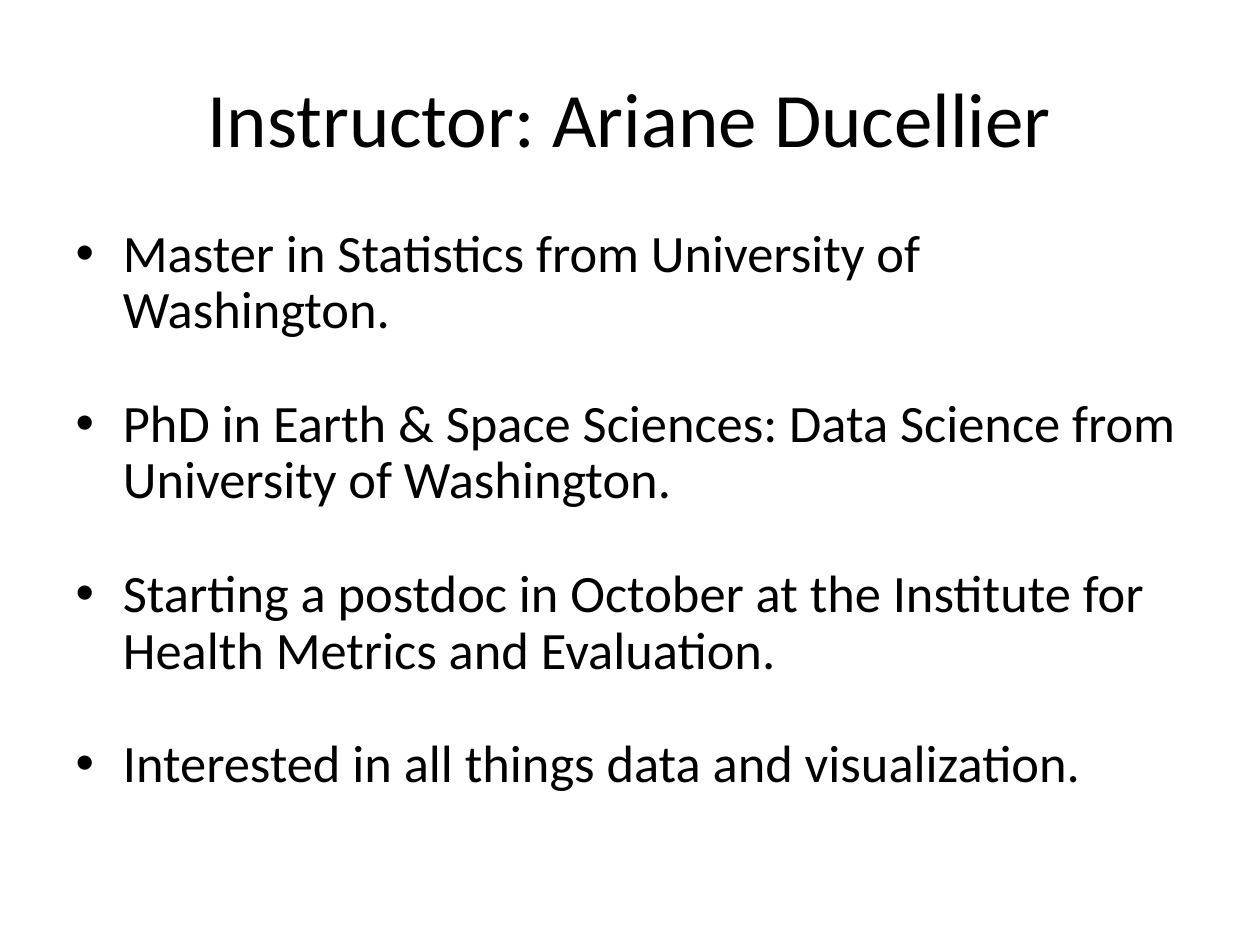
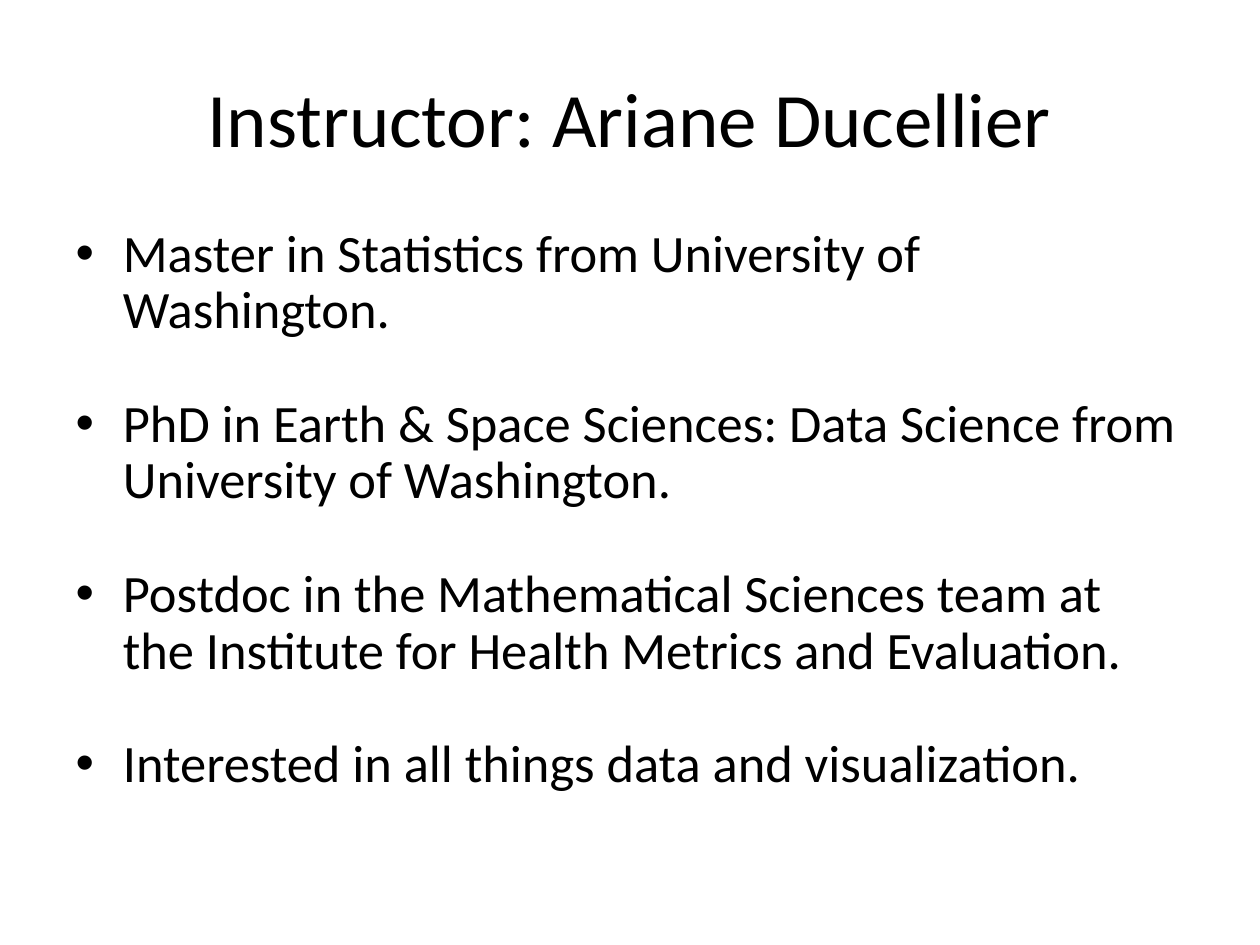
Before and after one commit to ArianeDucellier/data_visualization_R, a slide deck: slide 2 of lectures/Introduction.pptx. Drawn at 1260x945 pixels with LibreOffice and Linux fonts; fonts in the diff are those of the drawing. Boxes give left, top, right and bottom in pixels: in the first picture for what was removed or moved away, otherwise in the second. Text is boxed around its words. In the diff, an @@ line names an element or a change of style, - is before the commit and + after.

```diff
--- a/lectures/Introduction.pptx
+++ b/lectures/Introduction.pptx
@@ text at (123, 235, 1175, 791): indent changed @@
@@ text at (123, 575, 1121, 670): text changed @@
-• Starting a postdoc in October at the Institute for Health Metrics and Evaluation.
+• Postdoc in the Mathematical Sciences team at the Institute for Health Metrics and Evaluation.
```
Also in this commit, not shown: 10 other slides changed, 1 slide added, 45 other files.
